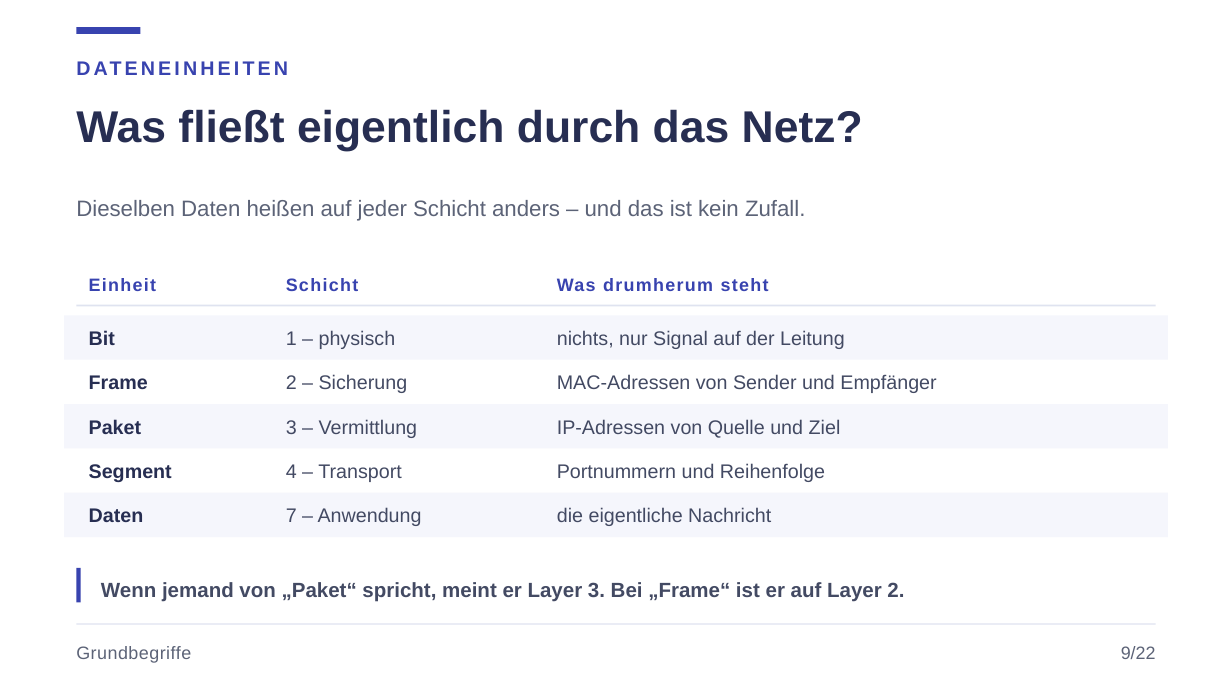
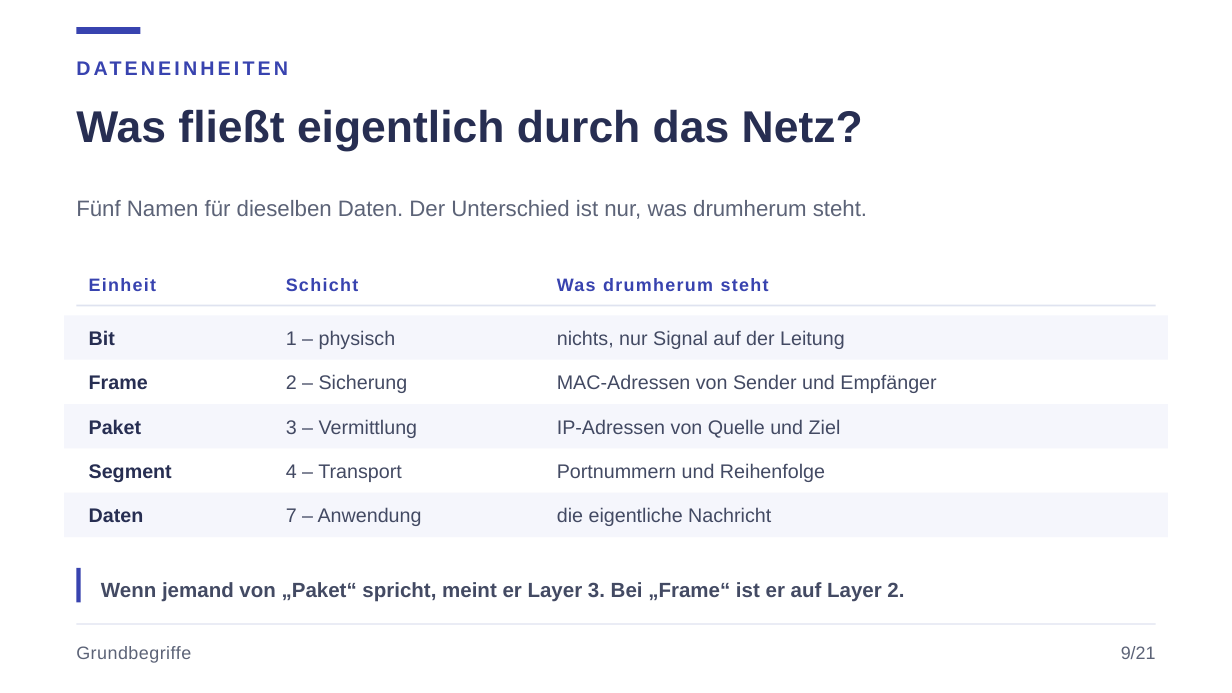
Before and after one commit to JacobMenge/kurs-unterlagen, a slide deck: slide 12 of folien/dist/01-netzwerke-grundlagen.pptx. Drawn at 1232x693 pixels with LibreOffice and Linux fonts; fonts in the diff are those of the drawing. Boxes give left, top, right and bottom in pixels: in the first picture for what was removed or moved away, otherwise in the second. Text is boxed around its words. In the diff, an @@ line names an element or a change of style, - is before the commit and + after.

```diff
--- a/folien/dist/01-netzwerke-grundlagen.pptx
+++ b/folien/dist/01-netzwerke-grundlagen.pptx
@@ text at (76,200,867,219): text changed @@
-Dieselben Daten heißen auf jeder Schicht anders – und das ist kein Zufall.
+Fünf Namen für dieselben Daten. Der Unterschied ist nur, was drumherum steht.
@@ text at (1121,646,1156,659): text changed @@
-9/22
+9/21
```
Also in this commit, not shown: 20 other slides changed, 1 slide removed, 4 other files.
